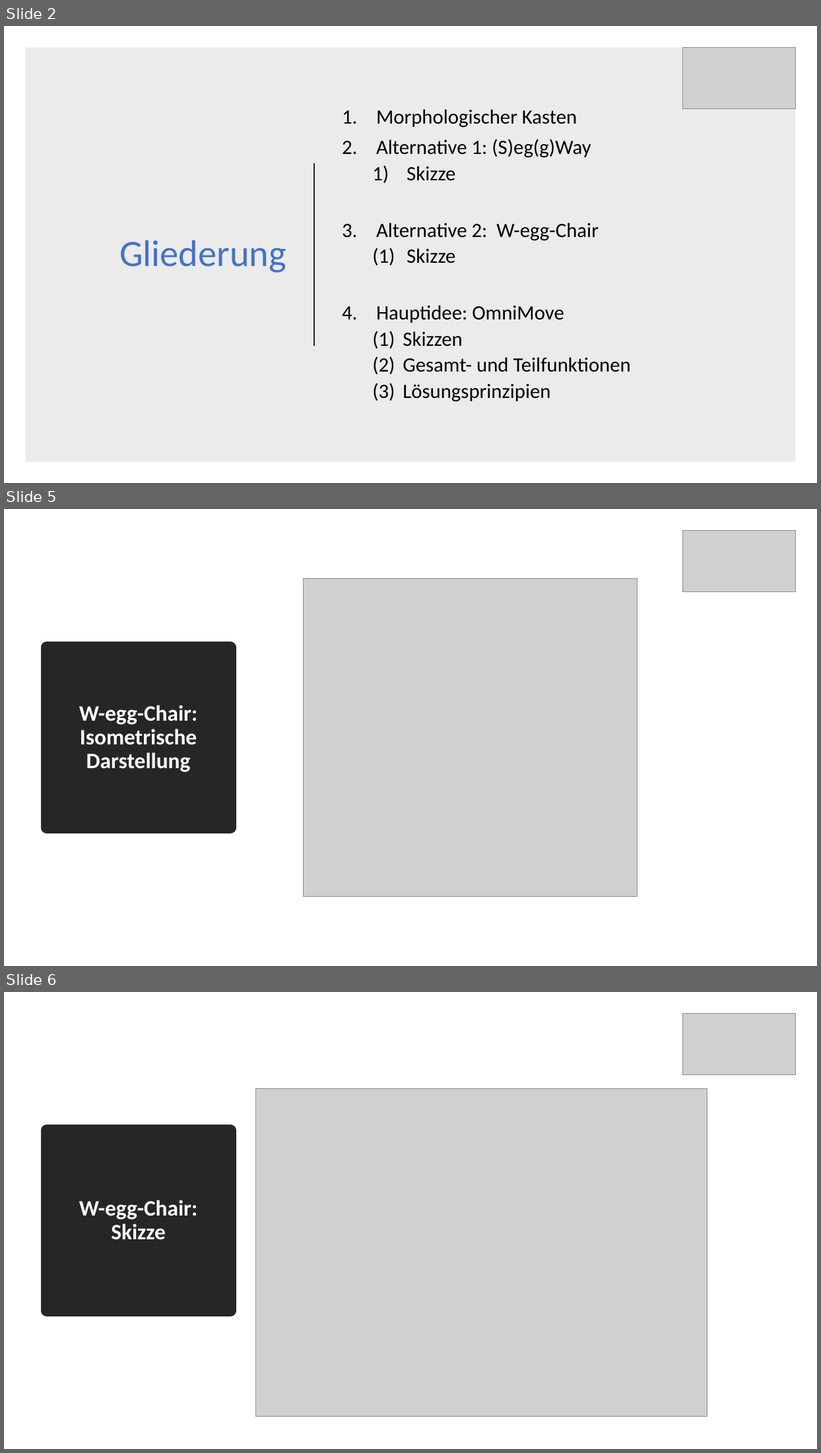
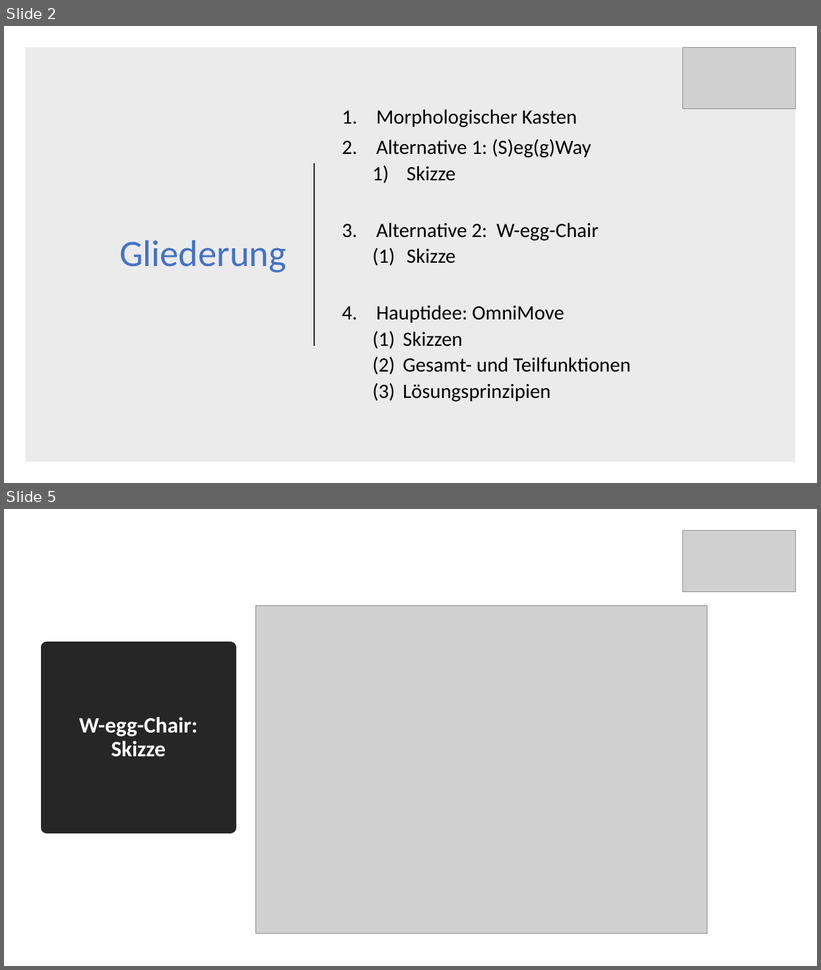
Before and after one commit to Khodii/OmniMoveCar, a slide deck: Praktikum Produktionstechnik M2.pptx. Shown one above the other, each under a label of ours: slides 2, 5 and 6 before the commit, slides 2 and 5 after it; the slides between them are not shown. The pictures are 821x1453 and 821x970 pixels, drawn with LibreOffice and Linux fonts; fonts in the diff are those of the drawing; grey boxes stand for pictures. Boxes give left, top, right and bottom in pixels: in the first picture for what was removed or moved away, otherwise in the second. Text is boxed around its words. In the diff, an @@ line names an element or a change of style, - is before the commit and + after.

```diff
--- a/Praktikum Produktionstechnik M2.pptx
+++ b/Praktikum Produktionstechnik M2.pptx
@@ slide 5 removed at (4, 509, 817, 966), background #FFFFFF @@
@@ picture removed at (683, 530, 796, 592) @@
@@ picture removed at (304, 578, 638, 897) @@
@@ title removed at (47, 648, 230, 828) @@
-W-egg-Chair: Isometrische Darstellung
@@ what was slide 6 is now slide 5 @@
```
Also in this commit, not shown: 2 slides changed.
